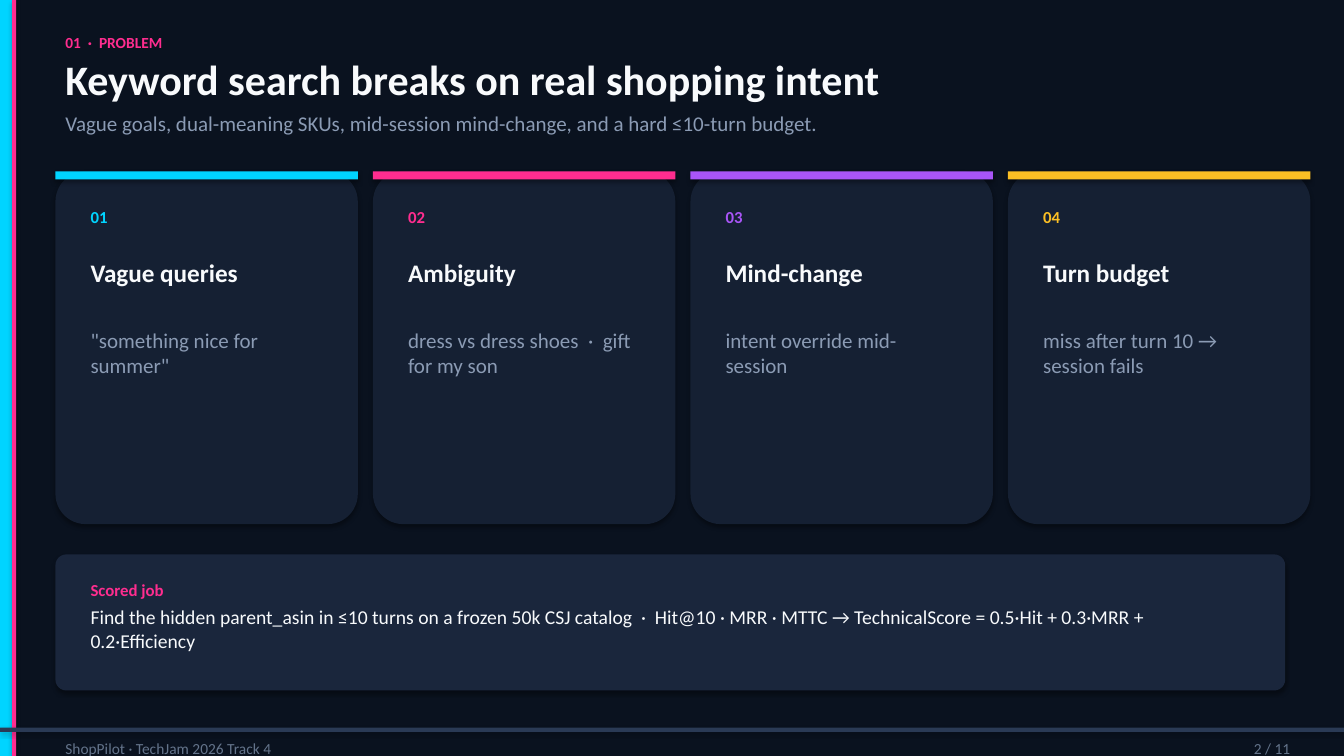
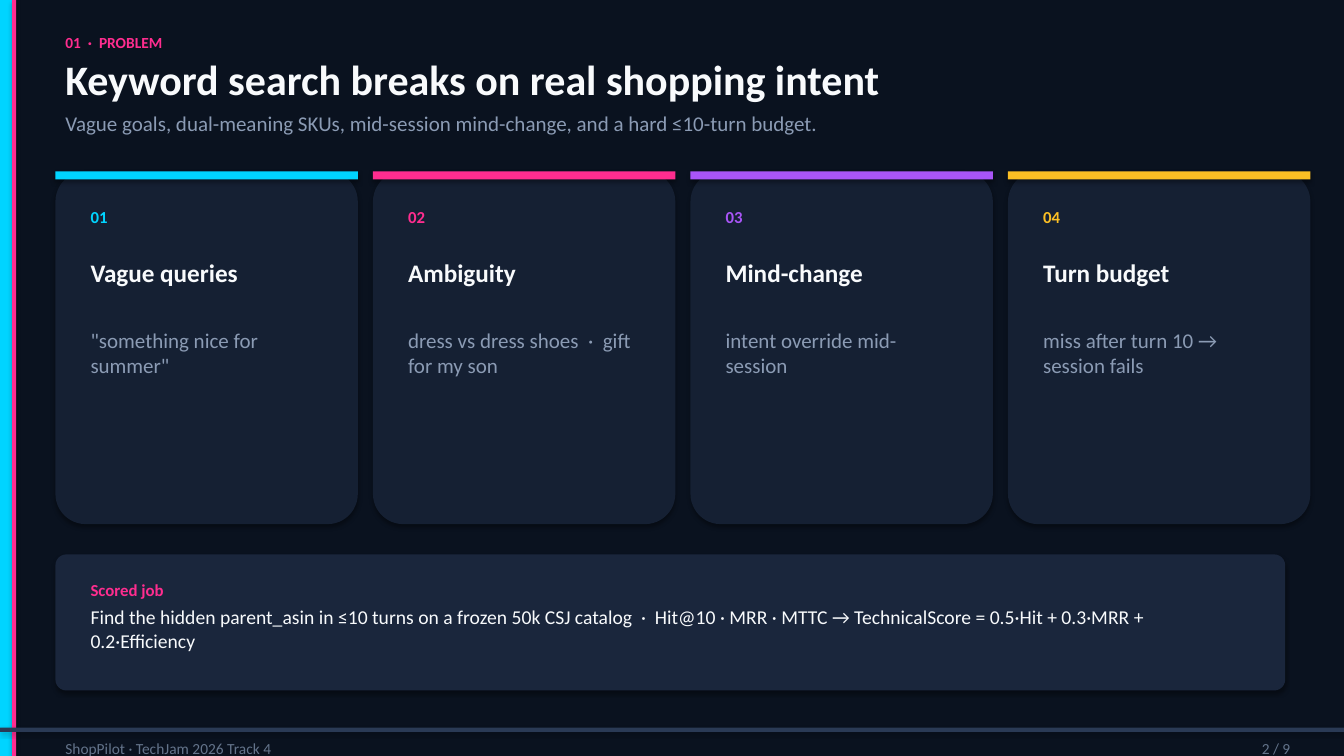
Before and after one commit to algorathem/techjam2026-shopping-copilot, a slide deck: slide 2 of docs/ShopPilot_Demo_Slides.pptx. Drawn at 1344x756 pixels with LibreOffice and Linux fonts; fonts in the diff are those of the drawing. Boxes give left, top, right and bottom in pixels: in the first picture for what was removed or moved away, otherwise in the second. Text is boxed around its words. In the diff, an @@ line names an element or a change of style, - is before the commit and + after.

```diff
--- a/docs/ShopPilot_Demo_Slides.pptx
+++ b/docs/ShopPilot_Demo_Slides.pptx
@@ text at (x1=1262, y1=744, x2=1290, y2=754): text changed @@
-2 / 11
+2 / 9
```
Also in this commit, not shown: 7 other slides changed, 1 slide added, 3 slides removed, 3 other files.
